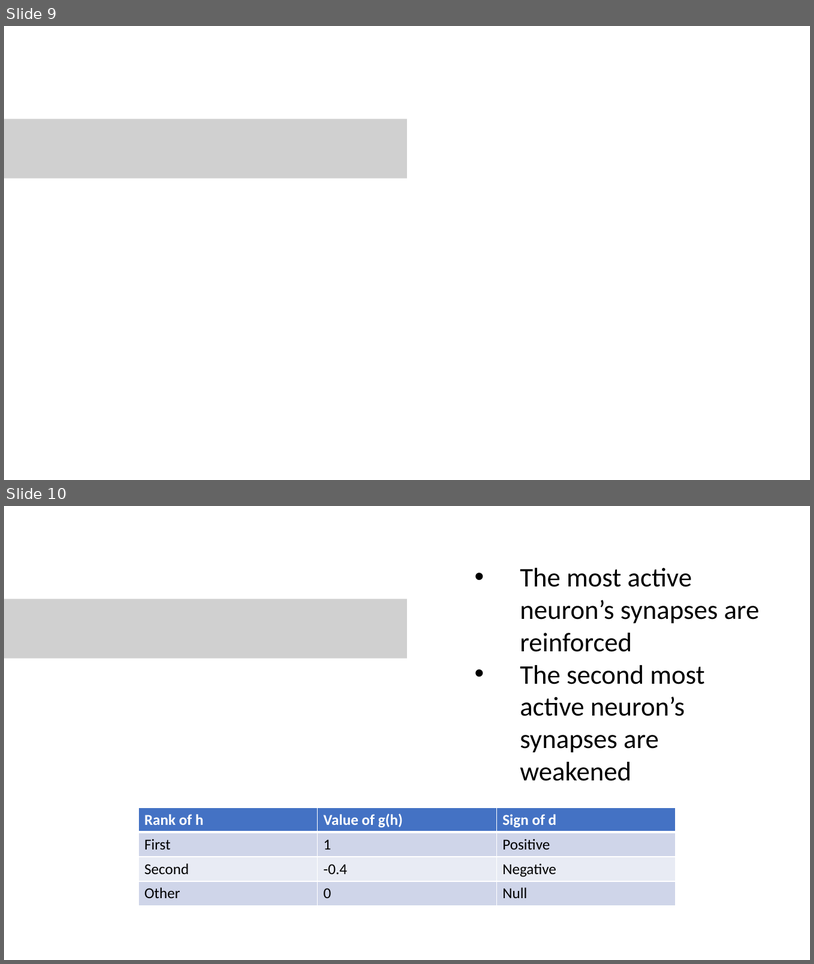
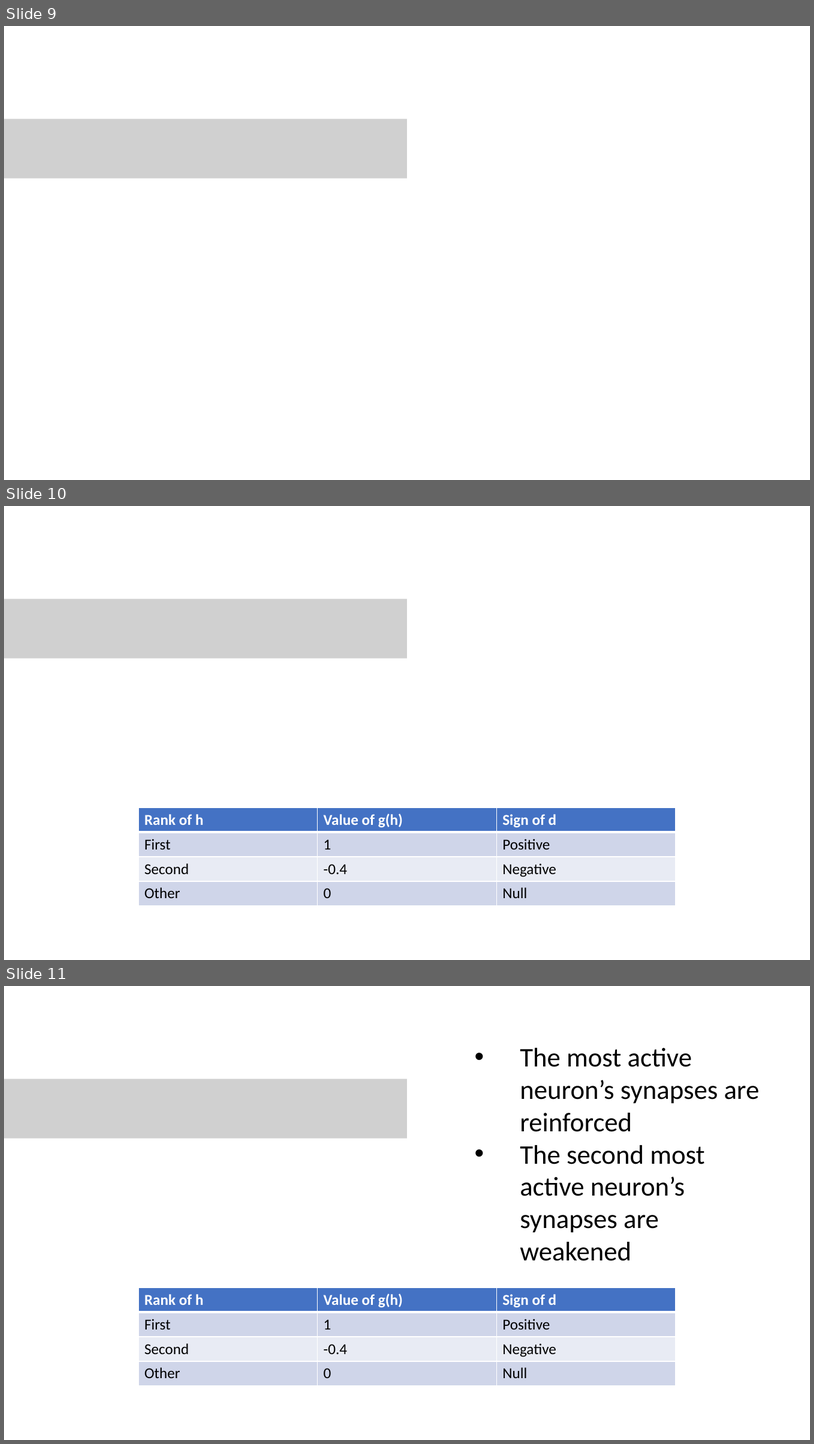
Before and after one commit to AlessandroDalMaso/Unsupervised_hebbian_learning, a slide deck: presentation.pptx. Shown one above the other, each under a label of ours: slides 9 and 10 before the commit, slides 9, 10 and 11 after it. The pictures are 814x964 and 814x1444 pixels, drawn with LibreOffice and Linux fonts; fonts in the diff are those of the drawing; grey boxes stand for pictures. Boxes give left, top, right and bottom in pixels: in the first picture for what was removed or moved away, otherwise in the second. Text is boxed around its words. In the diff, an @@ line names an element or a change of style, - is before the commit and + after.

```diff
--- a/presentation.pptx
+++ b/presentation.pptx
@@ slide 10 added at bbox=[4, 506, 810, 960], background #FFFFFF @@
@@ picture added at bbox=[4, 598, 408, 658] @@
@@ table added at bbox=[138, 807, 675, 905], 4 rows, 3 columns @@
+Rank of h | Value of g(h) | Sign of d
+First | 1 | Positive
+Second | -0.4 | Negative
+Other | 0 | Null
@@ what was slide 10 is now slide 11 @@
```
Also in this commit, not shown: 8 other slides added.
